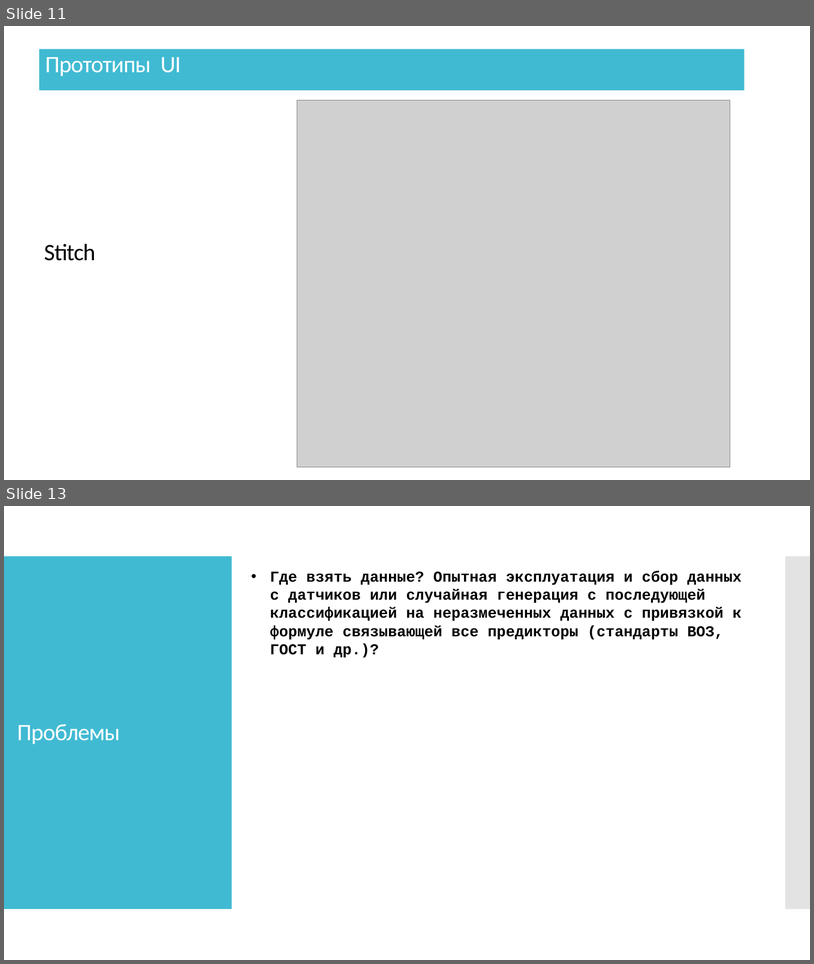
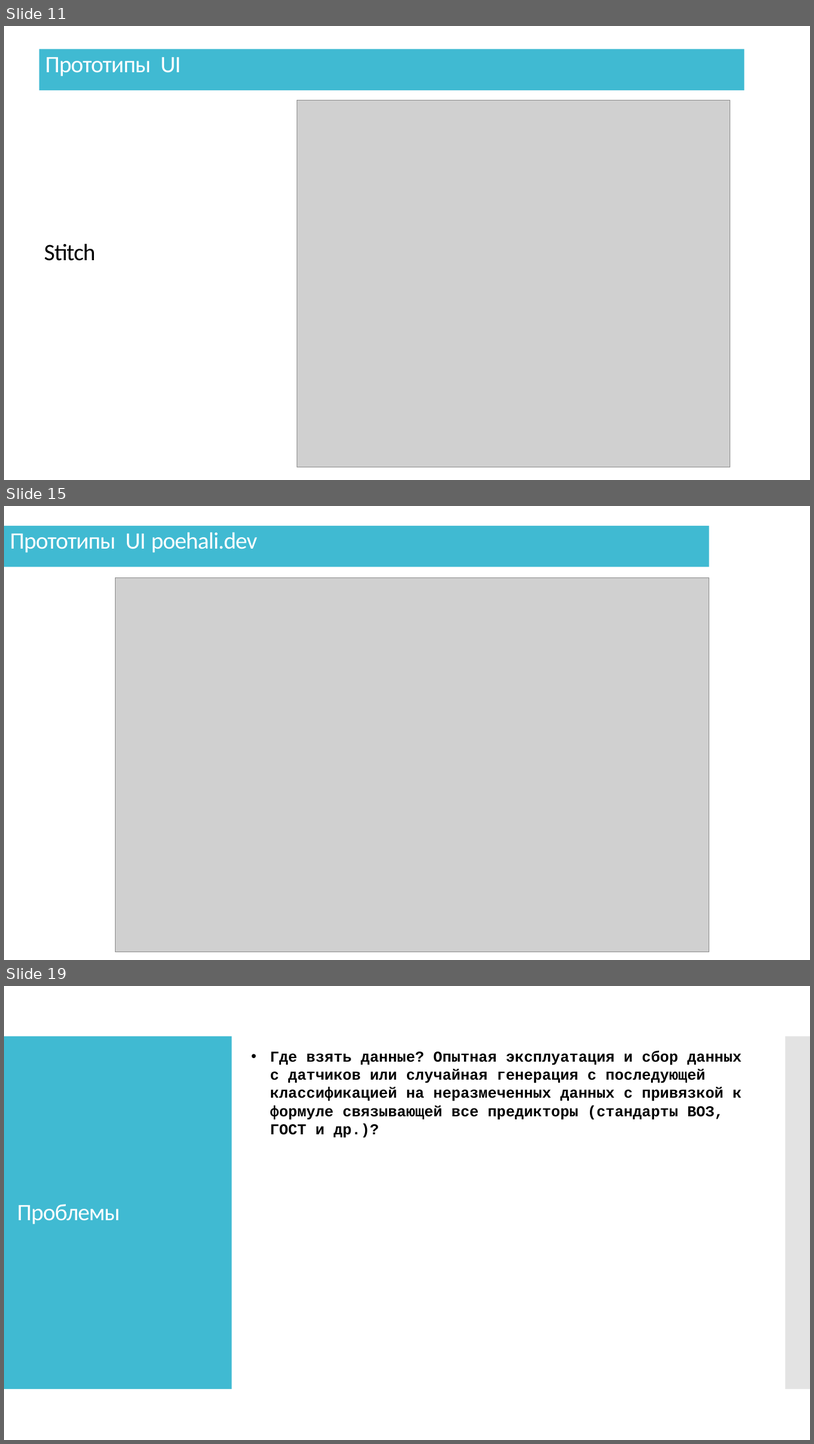
Before and after one commit to IlyyaNeustroev/airQuality, a slide deck: Презентация/АэроМонитор.pptx. Shown one above the other, each under a label of ours: slides 11 and 13 before the commit, slides 11, 15 and 19 after it; the slides between them are not shown. The pictures are 814x964 and 814x1444 pixels, drawn with LibreOffice and Linux fonts; fonts in the diff are those of the drawing; grey boxes stand for pictures. Boxes give left, top, right and bottom in pixels: in the first picture for what was removed or moved away, otherwise in the second. Text is boxed around its words. In the diff, an @@ line names an element or a change of style, - is before the commit and + after.

```diff
--- a/Презентация/АэроМонитор.pptx
+++ b/Презентация/АэроМонитор.pptx
@@ slide 15 added at <box>4,506,810,960</box>, background #FFFFFF @@
@@ rectangle added at <box>4,526,710,567</box>, fill #40BAD2, 28 pt, text #FFFFFF @@
+Прототипы UI poehali.dev
@@ picture added at <box>116,577,710,951</box> @@
@@ what was slide 13 is now slide 19 @@
```
Also in this commit, not shown: 1 slide changed, 5 other slides added.
